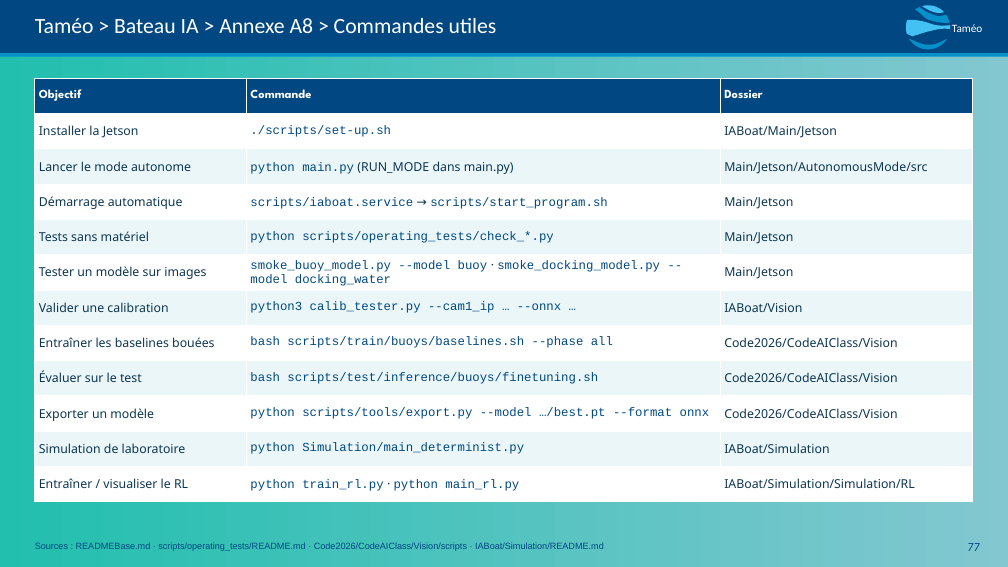
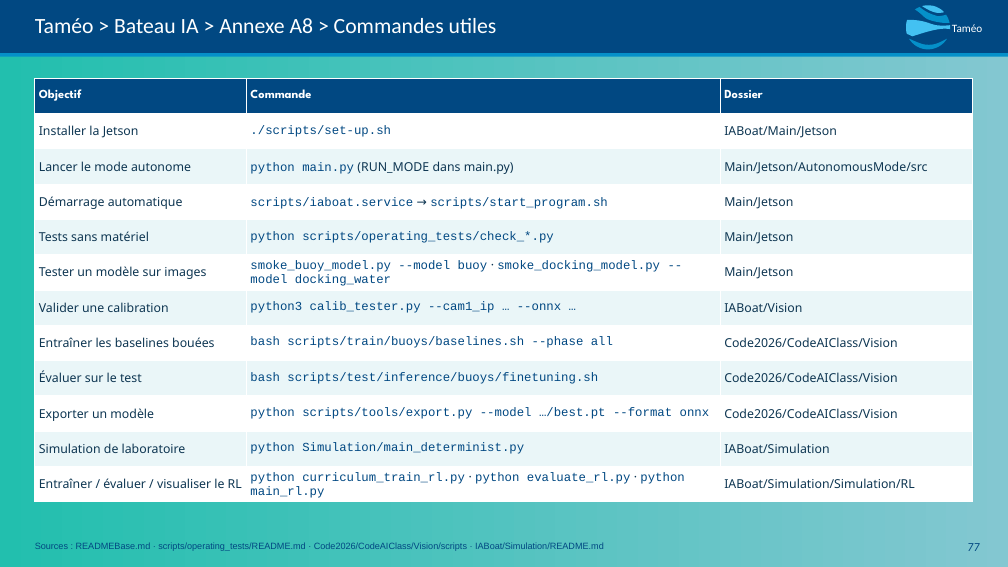
Before and after one commit to JavierTarazona06/tameodocs, a slide deck: slide 77 of informatique_logicielle_bateau_autonome/Logiciel_Bateau_IA_Navigation_Vision_Perception.pptx. Drawn at 1008x567 pixels with LibreOffice and Linux fonts; fonts in the diff are those of the drawing. Boxes give left, top, right and bottom in pixels: in the first picture for what was removed or moved away, otherwise in the second. Text is boxed around its words. In the diff, an @@ line names an element or a change of style, - is before the commit and + after.

Commit message:
slides logicelle

```diff
--- a/informatique_logicielle_bateau_autonome/Logiciel_Bateau_IA_Navigation_Vision_Perception.pptx
+++ b/informatique_logicielle_bateau_autonome/Logiciel_Bateau_IA_Navigation_Vision_Perception.pptx
@@ table at bbox=[35, 78, 972, 502] @@
-row 12, column 1: Entraîner / visualiser le RL
+row 12, column 1: Entraîner / évaluer / visualiser le RL
-row 12, column 2: python train_rl.py · python main_rl.py
+row 12, column 2: python curriculum_train_rl.py · python evaluate_rl.py · python main_rl.py
```
